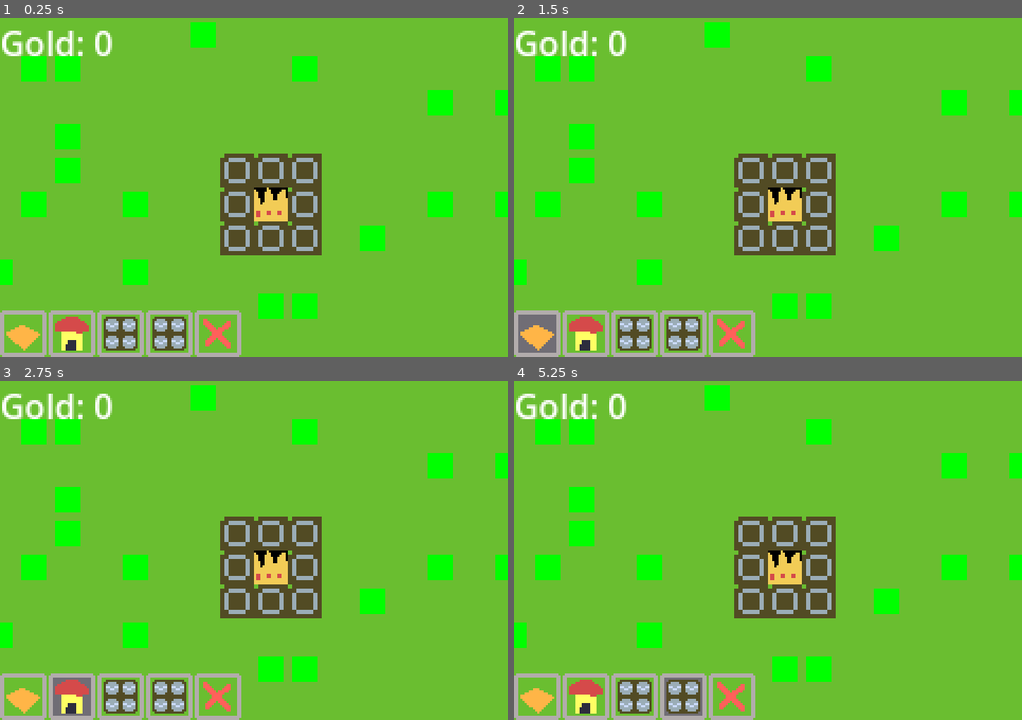
Above: before the commit, frames 1-4 (two rows, left to right).
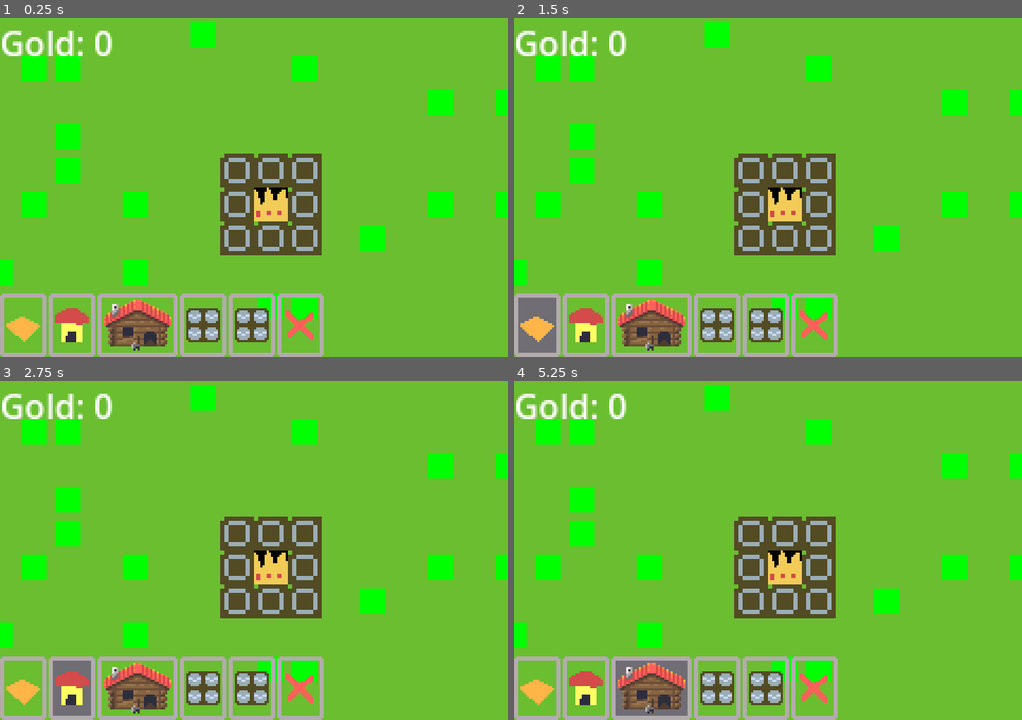
Above: after the commit, the same moments.

Repository: comfy-gamedev/ludum-dare-60
Game: Godot game, scene res://scenes/main/main.tscn
Two runs of this game, one before a commit and one after it. Both use one fixed random seed, a clock stepped at 60 frames per second and the inputs below. The engine's default icon, where the game draws it, is replaced by a stand-in: a white triangle on a blue panel in a dark square.
Inputs (mouse positions are in pixels of both pictures, inside the frame that each line leads up to):
- Up to frame 1 (0.25 s): no input
- Up to frame 2 (1.5 s): click (539, 333) at 0.52 s; click (539, 326) at 1.27 s
- Up to frame 3 (2.75 s): click (71, 696) at 2.02 s
- Up to frame 4 (5.25 s): click (585, 689) at 2.77 s; click (635, 696) at 3.52 s; click (651, 689) at 4.27 s; click (681, 696) at 5.02 s

The runs differ from the first frame. In frame 1, 6.2% of the frame differs, in the area x 0-64%, y 81-100%; in frame 2, 6.5%; in frame 3, 6.5%; in frame 4, 6.7%.

Commit message:
Add Logging Cabin building.

Diff:
--- /dev/null
+++ b/entities/buildings/logging_cabin/logging_cabin.gd
@@ -0,0 +1,136 @@
+extends BaseBuilding
+
+const LITTLE_GUY = preload("uid://bgsxcf5vjn2kd")
+const LOG = preload("uid://dr8h1qvukffh4")
+const ENTRANCE_OFFSET := Vector2i(0, 1)
+const LOGGING_GUY_SCENE: PackedScene = preload("uid://b4hl887uugbdp")
+const TREE_WORK: float = 5.0
+const GATHER_RADIUS: float = 5.0
+
+@onready var animated_sprite: AnimatedSprite2D = $CabinAnimatedSprite2D
+
+var _active: bool = false
+var _logging_guy: LittleWorker
+var _delay_timer: SceneTreeTimer
+
+enum {
+	START,
+	WALK_TO_TREE,
+	CUT_IT,
+	WALK_BACK
+}
+
+var _logging_state: int = START
+
+
+func _ready() -> void:
+	if is_preview:
+		return
+
+	Main.current.register_tick_entity(self)
+
+
+func tick(t: int) -> void:
+	if t == Main.CYCLE_END:
+		_reset()
+		return
+
+	if not _active:
+		for ent in Main.current.tick_entities:
+			if ent is LittleGuy:
+				if ent.grid_pos == grid_pos + ENTRANCE_OFFSET and not ent.is_holding_item():
+					ent.queue_free()
+					set_active(true)
+					_delay_timer = get_tree().create_timer(2.0)
+					_delay_timer.timeout.connect(_start_logger)
+					break
+
+
+func _start_logger() -> void:
+	_logging_guy = LOGGING_GUY_SCENE.instantiate()
+	_logging_guy.position = GridMetric.grid_to_world(grid_pos)
+	Main.current.entity_root.add_child(_logging_guy)
+	_logging_guy.walk_done.connect(_next_logging_state)
+	_logging_guy.work_done.connect(_next_logging_state)
+	_next_logging_state()
+
+
+func _next_logging_state() -> void:
+	match _logging_state:
+		START:
+			_logging_state = WALK_TO_TREE
+			var walk_pos: Vector2i = GridMetric.world_to_grid(_get_closest_tree().position)
+			if walk_pos.x < grid_pos.x:
+				walk_pos += Vector2i(1, 0)
+			else:
+				walk_pos -= Vector2i(1, 0)
+			_logging_guy.walk_to(walk_pos)
+		WALK_TO_TREE:
+			_logging_state = CUT_IT
+			_logging_guy.do_work(TREE_WORK)
+		CUT_IT:
+			_logging_state = WALK_BACK
+			_logging_guy.hold_item(LOG)
+			_logging_guy.walk_to(grid_pos + ENTRANCE_OFFSET)
+		WALK_BACK:
+			_reset()
+			var new_guy: LittleGuy = LITTLE_GUY.instantiate()
+			new_guy.grid_pos = grid_pos + ENTRANCE_OFFSET
+			new_guy.grid_facing = Vector2i.DOWN
+			var log_inst := ItemInstance.new()
+			log_inst.item = LOG
+			log_inst.value = 1
+			new_guy.hold_item(log_inst)
+			get_parent().add_child(new_guy)
+
+
+func set_active(value: bool) -> void:
+	if value == _active:
+		return
+
+	_active = value
+	animated_sprite.play("active" if _active else "inactive")
+
+
+func _get_closest_tree() -> TreeEntity:
+	var tree: TreeEntity = null
+	var closest_dist: float = 0.0
+
+	for ent in Main.current.entity_root.get_children():
+		if ent is TreeEntity:
+			var dist: float = grid_pos.distance_to(GridMetric.world_to_grid(ent.position))
+			if not tree or (dist <= GATHER_RADIUS and dist < closest_dist):
+				tree = ent
+				closest_dist = dist
+
+	return tree
+
+
+func _reset() -> void:
+	set_active(false)
+	_logging_state = START
+	if _delay_timer:
+		_delay_timer.timeout.disconnect(_start_logger)
+		_delay_timer = null
+	if _logging_guy:
+		_logging_guy.queue_free()
+
+
+func can_place_item(_pos: Vector2i, _item: Item) -> bool:
+	return false
+
+
+func can_take_item(_pos: Vector2i) -> bool:
+	return false
+
+
+func place_item(_pos: Vector2i, _item_inst: ItemInstance) -> void:
+	pass
+
+
+func get_item(_pos: Vector2i) -> ItemInstance:
+	return null
+
+
+func take_item(_pos: Vector2i) -> ItemInstance:
+	return null
--- /dev/null
+++ b/entities/buildings/logging_cabin/logging_cabin.tscn
@@ -0,0 +1,49 @@
+[gd_scene format=3 uid="uid://c8pct81rwige"]
+
+[ext_resource type="Script" uid="uid://but5l1gkuiv3p" path="res://entities/buildings/logging_cabin/logging_cabin.gd" id="1_sho6s"]
+[ext_resource type="Texture2D" uid="uid://dykbe5m5wvoih" path="res://entities/buildings/logging_cabin/logging_cabin_sheet.png" id="2_wjdpa"]
+
+[sub_resource type="AtlasTexture" id="AtlasTexture_dkvte"]
+atlas = ExtResource("2_wjdpa")
+region = Rect2(32, 0, 32, 61)
+
+[sub_resource type="AtlasTexture" id="AtlasTexture_sho6s"]
+atlas = ExtResource("2_wjdpa")
+region = Rect2(64, 0, 32, 61)
+
+[sub_resource type="AtlasTexture" id="AtlasTexture_wjdpa"]
+atlas = ExtResource("2_wjdpa")
+region = Rect2(0, 0, 32, 61)
+
+[sub_resource type="SpriteFrames" id="SpriteFrames_7b4ty"]
+animations = [{
+"frames": [{
+"duration": 1.0,
+"texture": SubResource("AtlasTexture_dkvte")
+}, {
+"duration": 1.0,
+"texture": SubResource("AtlasTexture_sho6s")
+}],
+"loop": 1,
+"name": &"active",
+"speed": 1.0
+}, {
+"frames": [{
+"duration": 1.0,
+"texture": SubResource("AtlasTexture_wjdpa")
+}],
+"loop": 0,
+"name": &"inactive",
+"speed": 5.0
+}]
+
+[node name="LoggingCabin" type="Node2D" unique_id=2037559196]
+script = ExtResource("1_sho6s")
+gold_cost = 2
+type_name = "Logging Cabin"
+
+[node name="CabinAnimatedSprite2D" type="AnimatedSprite2D" parent="." unique_id=1826907722]
+position = Vector2(0, -16)
+sprite_frames = SubResource("SpriteFrames_7b4ty")
+animation = &"inactive"
+offset = Vector2(0, 0.5)
--- a/entities/buildings/tree/tree.gd
+++ b/entities/buildings/tree/tree.gd
@@ -1,3 +1,4 @@
+class_name TreeEntity
 extends BaseBuilding
 
 @export var item: Item
--- a/entities/little_guy/little_guy.gd
+++ b/entities/little_guy/little_guy.gd
@@ -1,10 +1,20 @@
+class_name LittleGuy
 extends Node2D
+
+static var dir_animations: Dictionary[Vector2i, StringName] = {
+	Vector2i.LEFT: &"move_left",
+	Vector2i.RIGHT: &"move_right",
+	Vector2i.UP: &"move_up",
+	Vector2i.DOWN: &"move_down",
+}
 
 var grid_pos: Vector2i: set = set_grid_pos
 var grid_facing: Vector2i = Vector2i.DOWN: set = set_grid_facing
 
 var _held_item: ItemInstance
 
+@onready var animation_player: AnimationPlayer = $AnimationPlayer
+@onready var sprite_2d: Sprite2D = $Sprite2D
 @onready var line_2d: Line2D = $Line2D
 
 
@@ -15,8 +25,8 @@
 
 func _process(_delta: float) -> void:
 	if _held_item:
-		var sprite = _held_item.require_sprite()
-		sprite.position = position + Vector2(0, -8)
+		var item_sprite = _held_item.require_sprite()
+		item_sprite.position = sprite_2d.global_position + sprite_2d.offset + Vector2(0, -8 - 7 * (sprite_2d.frame % 2))
 
 
 func _exit_tree() -> void:
@@ -36,6 +46,8 @@
 			if Main.current.get_tile_type(look) == Main.TileType.PATH:
 				grid_pos = look
 				grid_facing = lookdir
+				animation_player.play(dir_animations[grid_facing], -1, Main.TICK_RATE * 2)
+				animation_player.advance(0)
 				break
 
 	for side in [0, 1, 3, 2]:
@@ -64,3 +76,15 @@
 	grid_facing = v
 	if line_2d:
 		line_2d.rotation = GridMetric.dir_to_rot(grid_facing) * TAU / 4.0
+
+
+func hold_item(item_inst: ItemInstance) -> void:
+	_held_item = item_inst
+
+
+func get_held_item() -> ItemInstance:
+	return _held_item
+
+
+func is_holding_item() -> bool:
+	return get_held_item() != null
--- a/entities/little_guy/little_guy.tscn
+++ b/entities/little_guy/little_guy.tscn
@@ -1,7 +1,211 @@
 [gd_scene format=3 uid="uid://bgsxcf5vjn2kd"]
 
 [ext_resource type="Script" uid="uid://cip3n78w45j87" path="res://entities/little_guy/little_guy.gd" id="1_36gwl"]
-[ext_resource type="Texture2D" uid="uid://biyu0bcpw1ns4" path="res://icon.svg" id="2_45jtf"]
+[ext_resource type="Texture2D" uid="uid://dyd2a8se0qlpk" path="res://entities/little_guy/little_guy_sheet.png" id="2_45jtf"]
+
+[sub_resource type="Animation" id="Animation_45jtf"]
+length = 0.001
+tracks/0/type = "value"
+tracks/0/imported = false
+tracks/0/enabled = true
+tracks/0/path = NodePath("Sprite2D:frame")
+tracks/0/interp = 1
+tracks/0/loop_wrap = true
+tracks/0/keys = {
+"times": PackedFloat32Array(0),
+"transitions": PackedFloat32Array(1),
+"update": 1,
+"values": [2]
+}
+tracks/1/type = "value"
+tracks/1/imported = false
+tracks/1/enabled = true
+tracks/1/path = NodePath("Sprite2D:position")
+tracks/1/interp = 1
+tracks/1/loop_wrap = true
+tracks/1/keys = {
+"times": PackedFloat32Array(0),
+"transitions": PackedFloat32Array(1),
+"update": 0,
+"values": [Vector2(8, 16)]
+}
+tracks/2/type = "value"
+tracks/2/imported = false
+tracks/2/enabled = true
+tracks/2/path = NodePath("Sprite2D:flip_h")
+tracks/2/interp = 1
+tracks/2/loop_wrap = true
+tracks/2/keys = {
+"times": PackedFloat32Array(0),
+"transitions": PackedFloat32Array(1),
+"update": 1,
+"values": [false]
+}
+
+[sub_resource type="Animation" id="Animation_83jc8"]
+resource_name = "move_down"
+tracks/0/type = "value"
+tracks/0/imported = false
+tracks/0/enabled = true
+tracks/0/path = NodePath("Sprite2D:flip_h")
+tracks/0/interp = 1
+tracks/0/loop_wrap = true
+tracks/0/keys = {
+"times": PackedFloat32Array(0),
+"transitions": PackedFloat32Array(1),
+"update": 1,
+"values": [false]
+}
+tracks/1/type = "value"
+tracks/1/imported = false
+tracks/1/enabled = true
+tracks/1/path = NodePath("Sprite2D:position")
+tracks/1/interp = 1
+tracks/1/loop_wrap = true
+tracks/1/keys = {
+"times": PackedFloat32Array(0, 1),
+"transitions": PackedFloat32Array(1, 1),
+"update": 1,
+"values": [Vector2(8, 8), Vector2(8, 16)]
+}
+tracks/2/type = "value"
+tracks/2/imported = false
+tracks/2/enabled = true
+tracks/2/path = NodePath("Sprite2D:frame")
+tracks/2/interp = 1
+tracks/2/loop_wrap = true
+tracks/2/keys = {
+"times": PackedFloat32Array(0, 1),
+"transitions": PackedFloat32Array(1, 1),
+"update": 1,
+"values": [3, 2]
+}
+
+[sub_resource type="Animation" id="Animation_sythr"]
+resource_name = "move_left"
+tracks/0/type = "value"
+tracks/0/imported = false
+tracks/0/enabled = true
+tracks/0/path = NodePath("Sprite2D:frame")
+tracks/0/interp = 1
+tracks/0/loop_wrap = true
+tracks/0/keys = {
+"times": PackedFloat32Array(0, 1),
+"transitions": PackedFloat32Array(1, 1),
+"update": 1,
+"values": [1, 0]
+}
+tracks/1/type = "value"
+tracks/1/imported = false
+tracks/1/enabled = true
+tracks/1/path = NodePath("Sprite2D:position")
+tracks/1/interp = 1
+tracks/1/loop_wrap = true
+tracks/1/keys = {
+"times": PackedFloat32Array(0, 1),
+"transitions": PackedFloat32Array(1, 1),
+"update": 1,
+"values": [Vector2(16, 16), Vector2(8, 16)]
+}
+tracks/2/type = "value"
+tracks/2/imported = false
+tracks/2/enabled = true
+tracks/2/path = NodePath("Sprite2D:flip_h")
+tracks/2/interp = 1
+tracks/2/loop_wrap = true
+tracks/2/keys = {
+"times": PackedFloat32Array(0),
+"transitions": PackedFloat32Array(1),
+"update": 1,
+"values": [false]
+}
+
+[sub_resource type="Animation" id="Animation_cejtx"]
+resource_name = "move_right"
+tracks/0/type = "value"
+tracks/0/imported = false
+tracks/0/enabled = true
+tracks/0/path = NodePath("Sprite2D:frame")
+tracks/0/interp = 1
+tracks/0/loop_wrap = true
+tracks/0/keys = {
+"times": PackedFloat32Array(0, 1),
+"transitions": PackedFloat32Array(1, 1),
+"update": 1,
+"values": [1, 0]
+}
+tracks/1/type = "value"
+tracks/1/imported = false
+tracks/1/enabled = true
+tracks/1/path = NodePath("Sprite2D:position")
+tracks/1/interp = 1
+tracks/1/loop_wrap = true
+tracks/1/keys = {
+"times": PackedFloat32Array(0, 1),
+"transitions": PackedFloat32Array(1, 1),
+"update": 1,
+"values": [Vector2(0, 16), Vector2(8, 16)]
+}
+tracks/2/type = "value"
+tracks/2/imported = false
+tracks/2/enabled = true
+tracks/2/path = NodePath("Sprite2D:flip_h")
+tracks/2/interp = 1
+tracks/2/loop_wrap = true
+tracks/2/keys = {
+"times": PackedFloat32Array(0),
+"transitions": PackedFloat32Array(1),
+"update": 1,
+"values": [true]
+}
+
+[sub_resource type="Animation" id="Animation_1hn58"]
+resource_name = "move_up"
+tracks/0/type = "value"
+tracks/0/imported = false
+tracks/0/enabled = true
+tracks/0/path = NodePath("Sprite2D:flip_h")
+tracks/0/interp = 1
+tracks/0/loop_wrap = true
+tracks/0/keys = {
+"times": PackedFloat32Array(0),
+"transitions": PackedFloat32Array(1),
+"update": 1,
+"values": [false]
+}
+tracks/1/type = "value"
+tracks/1/imported = false
+tracks/1/enabled = true
+tracks/1/path = NodePath("Sprite2D:position")
+tracks/1/interp = 1
+tracks/1/loop_wrap = true
+tracks/1/keys = {
+"times": PackedFloat32Array(0, 1),
+"transitions": PackedFloat32Array(1, 1),
+"update": 1,
+"values": [Vector2(8, 24), Vector2(8, 16)]
+}
+tracks/2/type = "value"
+tracks/2/imported = false
+tracks/2/enabled = true
+tracks/2/path = NodePath("Sprite2D:frame")
+tracks/2/interp = 1
+tracks/2/loop_wrap = true
+tracks/2/keys = {
+"times": PackedFloat32Array(0, 1),
+"transitions": PackedFloat32Array(1, 1),
+"update": 1,
+"values": [5, 4]
+}
+
+[sub_resource type="AnimationLibrary" id="AnimationLibrary_0jxyq"]
+_data = {
+&"RESET": SubResource("Animation_45jtf"),
+&"move_down": SubResource("Animation_83jc8"),
+&"move_left": SubResource("Animation_sythr"),
+&"move_right": SubResource("Animation_cejtx"),
+&"move_up": SubResource("Animation_1hn58")
+}
 
 [node name="LittleGuy" type="Node2D" unique_id=1917063793]
 script = ExtResource("1_36gwl")
@@ -10,9 +214,15 @@
 position = Vector2(8, 16)
 texture = ExtResource("2_45jtf")
 centered = false
-offset = Vector2(-8, -16)
+offset = Vector2(-8, -25)
+hframes = 6
+frame = 2
 
 [node name="Line2D" type="Line2D" parent="." unique_id=1660368291]
+visible = false
 position = Vector2(8, 8)
 points = PackedVector2Array(-7, 0, 0, 0)
 width = 1.0
+
+[node name="AnimationPlayer" type="AnimationPlayer" parent="." unique_id=435339731]
+libraries/ = SubResource("AnimationLibrary_0jxyq")
--- /dev/null
+++ b/scenes/little_worker/little_logger.tscn
@@ -0,0 +1,176 @@
+[gd_scene format=3 uid="uid://b4hl887uugbdp"]
+
+[ext_resource type="Script" uid="uid://bdahubjqlelf5" path="res://scenes/little_worker/little_worker.gd" id="1_ki0m2"]
+[ext_resource type="Texture2D" uid="uid://dyd2a8se0qlpk" path="res://entities/little_guy/little_guy_sheet.png" id="2_ki0m2"]
+
+[sub_resource type="Animation" id="Animation_bios0"]
+length = 0.001
+tracks/0/type = "value"
+tracks/0/imported = false
+tracks/0/enabled = true
+tracks/0/path = NodePath("Sprite2D:flip_h")
+tracks/0/interp = 1
+tracks/0/loop_wrap = true
+tracks/0/keys = {
+"times": PackedFloat32Array(0),
+"transitions": PackedFloat32Array(1),
+"update": 1,
+"values": [false]
+}
+tracks/1/type = "value"
+tracks/1/imported = false
+tracks/1/enabled = true
+tracks/1/path = NodePath("Sprite2D:frame")
+tracks/1/interp = 1
+tracks/1/loop_wrap = true
+tracks/1/keys = {
+"times": PackedFloat32Array(0),
+"transitions": PackedFloat32Array(1),
+"update": 1,
+"values": [2]
+}
+
+[sub_resource type="Animation" id="Animation_m8lm3"]
+resource_name = "move_down"
+length = 2.0
+loop_mode = 1
+tracks/0/type = "value"
+tracks/0/imported = false
+tracks/0/enabled = true
+tracks/0/path = NodePath("Sprite2D:flip_h")
+tracks/0/interp = 1
+tracks/0/loop_wrap = true
+tracks/0/keys = {
+"times": PackedFloat32Array(0),
+"transitions": PackedFloat32Array(1),
+"update": 1,
+"values": [false]
+}
+tracks/1/type = "value"
+tracks/1/imported = false
+tracks/1/enabled = true
+tracks/1/path = NodePath("Sprite2D:frame")
+tracks/1/interp = 1
+tracks/1/loop_wrap = true
+tracks/1/keys = {
+"times": PackedFloat32Array(0, 1),
+"transitions": PackedFloat32Array(1, 1),
+"update": 1,
+"values": [3, 2]
+}
+
+[sub_resource type="Animation" id="Animation_bl33u"]
+resource_name = "move_left"
+length = 2.0
+loop_mode = 1
+tracks/0/type = "value"
+tracks/0/imported = false
+tracks/0/enabled = true
+tracks/0/path = NodePath("Sprite2D:flip_h")
+tracks/0/interp = 1
+tracks/0/loop_wrap = true
+tracks/0/keys = {
+"times": PackedFloat32Array(0),
+"transitions": PackedFloat32Array(1),
+"update": 1,
+"values": [false]
+}
+tracks/1/type = "value"
+tracks/1/imported = false
+tracks/1/enabled = true
+tracks/1/path = NodePath("Sprite2D:frame")
+tracks/1/interp = 1
+tracks/1/loop_wrap = true
+tracks/1/keys = {
+"times": PackedFloat32Array(0, 1),
+"transitions": PackedFloat32Array(1, 1),
+"update": 1,
+"values": [1, 0]
+}
+
+[sub_resource type="Animation" id="Animation_oxfid"]
+resource_name = "move_right"
+length = 2.0
+loop_mode = 1
+tracks/0/type = "value"
+tracks/0/imported = false
+tracks/0/enabled = true
+tracks/0/path = NodePath("Sprite2D:flip_h")
+tracks/0/interp = 1
+tracks/0/loop_wrap = true
+tracks/0/keys = {
+"times": PackedFloat32Array(0),
+"transitions": PackedFloat32Array(1),
+"update": 1,
+"values": [true]
+}
+tracks/1/type = "value"
+tracks/1/imported = false
+tracks/1/enabled = true
+tracks/1/path = NodePath("Sprite2D:frame")
+tracks/1/interp = 1
+tracks/1/loop_wrap = true
+tracks/1/keys = {
+"times": PackedFloat32Array(0, 1),
+"transitions": PackedFloat32Array(1, 1),
+"update": 1,
+"values": [1, 0]
+}
+
+[sub_resource type="Animation" id="Animation_m5weg"]
+resource_name = "move_up"
+length = 2.0
+loop_mode = 1
+tracks/0/type = "value"
+tracks/0/imported = false
+tracks/0/enabled = true
+tracks/0/path = NodePath("Sprite2D:flip_h")
+tracks/0/interp = 1
+tracks/0/loop_wrap = true
+tracks/0/keys = {
+"times": PackedFloat32Array(0),
+"transitions": PackedFloat32Array(1),
+"update": 1,
+"values": [false]
+}
+tracks/1/type = "value"
+tracks/1/imported = false
+tracks/1/enabled = true
+tracks/1/path = NodePath("Sprite2D:frame")
+tracks/1/interp = 1
+tracks/1/loop_wrap = true
+tracks/1/keys = {
+"times": PackedFloat32Array(0, 1),
+"transitions": PackedFloat32Array(1, 1),
+"update": 1,
+"values": [5, 4]
+}
+
+[sub_resource type="Animation" id="Animation_ki0m2"]
+resource_name = "work"
+loop_mode = 1
+
+[sub_resource type="AnimationLibrary" id="AnimationLibrary_bios0"]
+_data = {
+&"RESET": SubResource("Animation_bios0"),
+&"move_down": SubResource("Animation_m8lm3"),
+&"move_left": SubResource("Animation_bl33u"),
+&"move_right": SubResource("Animation_oxfid"),
+&"move_up": SubResource("Animation_m5weg"),
+&"work": SubResource("Animation_ki0m2")
+}
+
+[node name="LittleLogger" type="Node2D" unique_id=1968939039]
+script = ExtResource("1_ki0m2")
+work_speed = 5.0
+
+[node name="AnimationPlayer" type="AnimationPlayer" parent="." unique_id=1916145547]
+libraries/ = SubResource("AnimationLibrary_bios0")
+
+[node name="Sprite2D" type="Sprite2D" parent="." unique_id=2005003431]
+position = Vector2(8, 16)
+texture = ExtResource("2_ki0m2")
+centered = false
+offset = Vector2(-8, -25)
+hframes = 6
+frame = 2
--- /dev/null
+++ b/scenes/little_worker/little_worker.gd
@@ -0,0 +1,82 @@
+class_name LittleWorker
+extends Node2D
+
+signal walk_done
+signal work_done
+
+@onready var animation_player: AnimationPlayer = $AnimationPlayer
+@onready var sprite_2d: Sprite2D = $Sprite2D
+
+@export var walk_speed: float = 5.0
+@export var work_speed: float = 1.0
+
+var facing_dir: Vector2i = Vector2i.DOWN
+var walk_tween: Tween
+var work_timer: SceneTreeTimer
+var _item_instance: ItemInstance
+
+
+func _process(_delta: float) -> void:
+	if _item_instance:
+		var item_sprite = _item_instance.require_sprite()
+		item_sprite.position = sprite_2d.global_position + sprite_2d.offset + Vector2(0, -8 - 7 * (sprite_2d.frame % 2))
+
+
+func walk_to(grid_pos: Vector2i) -> void:
+	if walk_tween and walk_tween.is_valid() and walk_tween.is_running():
+		walk_tween.kill()
+
+	var target_pos: Vector2 = GridMetric.grid_to_world(grid_pos)
+	var dir: Vector2 = position.direction_to(target_pos)
+	if absf(dir.x) >= absf(dir.y):
+		if dir.x >= 0:
+			facing_dir = Vector2i.RIGHT
+		else:
+			facing_dir = Vector2i.LEFT
+	else:
+		if dir.y >= 0:
+			facing_dir = Vector2i.DOWN
+		else:
+			facing_dir = Vector2i.UP
+
+	animation_player.stop(true)
+	animation_player.play(LittleGuy.dir_animations[facing_dir], -1, Main.TICK_RATE * 2)
+
+	walk_tween = create_tween()
+	walk_tween.tween_property(self, "position", target_pos,
+		maxf(GridMetric.world_to_grid(position).distance_to(grid_pos)/ walk_speed, 0))
+	walk_tween.tween_callback(walk_done.emit)
+	walk_tween.tween_callback(func():
+		animation_player.stop(true)
+		sprite_2d.frame -= sprite_2d.frame % 2
+		sprite_2d.flip_h = facing_dir == Vector2i.RIGHT
+	)
+
+	_start_or_continue_animation("walk")
+
+
+func do_work(amount: float) -> void:
+	_start_or_continue_animation("work")
+	work_timer = get_tree().create_timer(amount / work_speed)
+	work_timer.timeout.connect(func():
+		work_timer = null
+		animation_player.stop()
+		work_done.emit()
+	)
+
+
+func hold_item(item: Item) -> void:
+	_item_instance = ItemInstance.new()
+	_item_instance.item = item
+	_item_instance.value = 1
+
+
+
+func _exit_tree() -> void:
+	if _item_instance and _item_instance.sprite:
+		_item_instance.sprite.queue_free()
+
+
+func _start_or_continue_animation(animation: StringName) -> void:
+	if animation_player.has_animation(animation) and not (animation_player.current_animation == animation and animation_player.is_playing()):
+		animation_player.play(animation)
--- a/scenes/main/main.gd
+++ b/scenes/main/main.gd
@@ -82,6 +82,7 @@
 
 	hotbar.add_hotbar_item(preload("uid://ctrope6st2ckv"), [ToolKind.SURFACE, [1, Vector2i(1, 0)]])
 	hotbar.add_hotbar_item(preload("uid://ixjui85tt6wx"), [ToolKind.BUILDING, [preload("uid://6gtvs4ggkcwd"), false]])
+	hotbar.add_hotbar_item(preload("uid://cormy5n4pqvl3"), [ToolKind.BUILDING, [preload("uid://c8pct81rwige"), false]])
 	hotbar.add_hotbar_item(preload("uid://bxo6h0qpw2tyl"), [ToolKind.BUILDING, [preload("uid://qwy22yet3em5"), true]])
 	hotbar.add_hotbar_item(preload("uid://bxo6h0qpw2tyl"), [ToolKind.BUILDING, [preload("uid://cy1ktd1fykiqy"), false]])
 	hotbar.add_hotbar_item(preload("uid://r63jdvojly4a"), [ToolKind.ERASE, []])
--- a/systems/grid_metric.gd
+++ b/systems/grid_metric.gd
@@ -30,3 +30,11 @@
 static func quad_to_rot(quad: Vector2i) -> int:
 	assert(quad in QUADS)
 	return QUADS.find(quad)
+
+
+static func grid_to_world(grid_pos: Vector2i) -> Vector2:
+	return Vector2(grid_pos) * GRID_PX
+
+
+static func world_to_grid(world_pos: Vector2) -> Vector2i:
+	return Vector2i((world_pos / GRID_PX).round())
Not shown, added: entities/buildings/logging_cabin/logging_cabin.gd.uid
Binary file added: entities/buildings/logging_cabin/logging_cabin_button.png
Not shown, added: entities/buildings/logging_cabin/logging_cabin_button.png.import
Binary file added: entities/buildings/logging_cabin/logging_cabin_sheet.png
Not shown, added: entities/buildings/logging_cabin/logging_cabin_sheet.png.import
Binary file added: entities/little_guy/little_guy_sheet.png
Not shown, added: entities/little_guy/little_guy_sheet.png.import
Not shown, added: scenes/little_worker/little_worker.gd.uid
